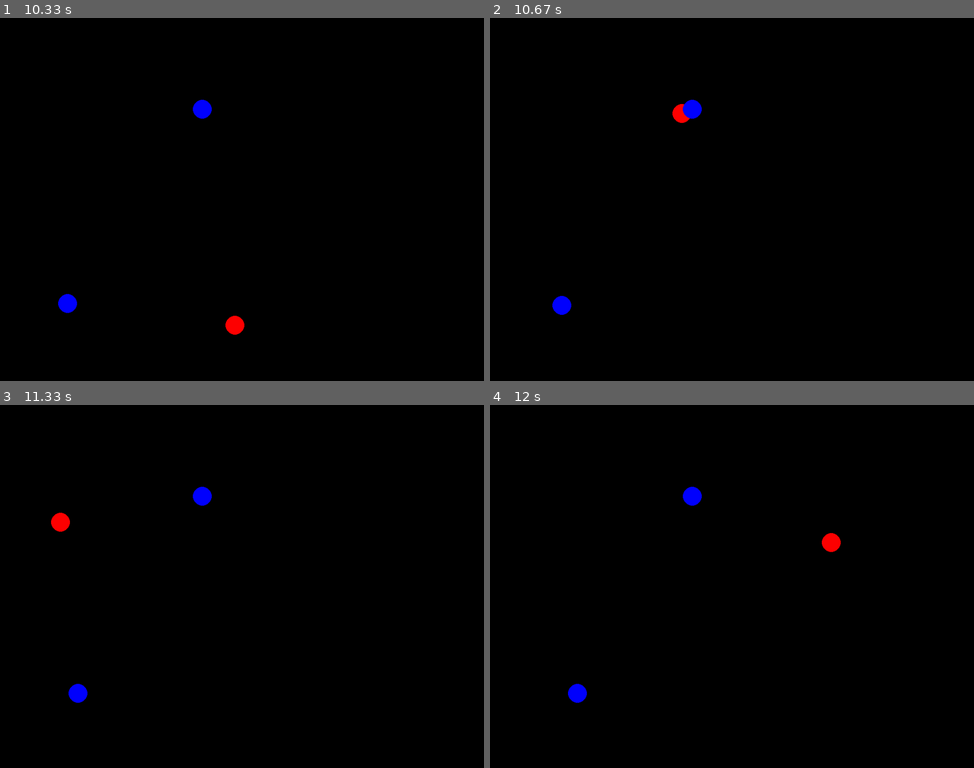
Above: before the commit, frames 1-4 (two rows, left to right).
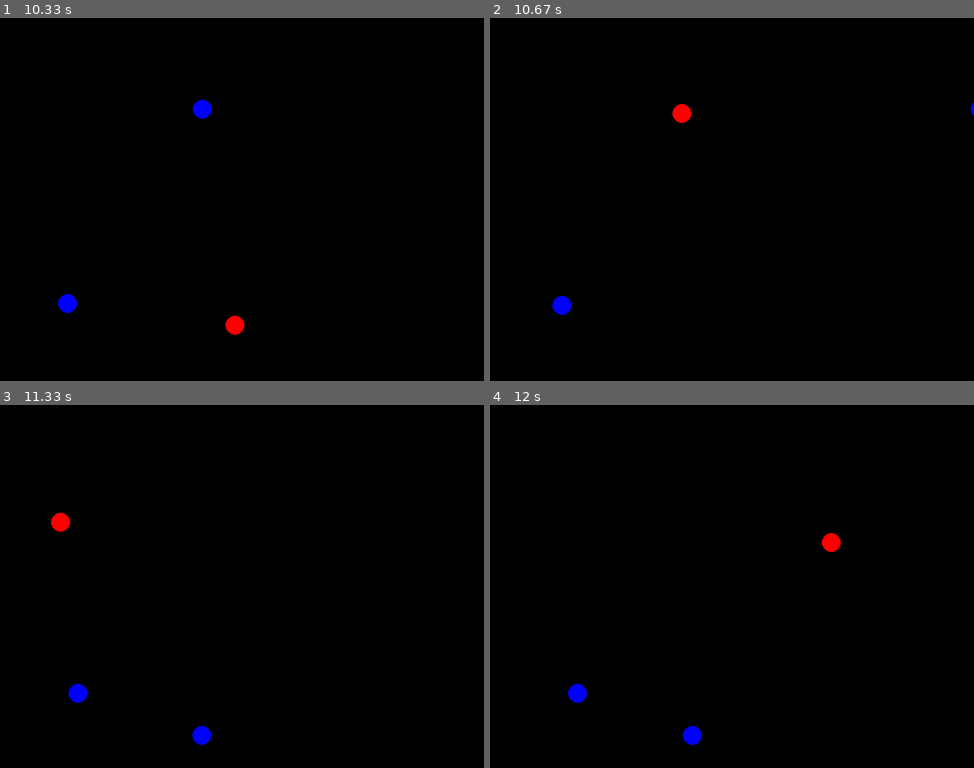
Above: after the commit, the same moments.

Repository: DiogoBotton/Python_Learn
Game: pygame game, started from AirHockey/colisao.py
Two runs of this game, one before a commit and one after it. Both use one fixed random seed, a clock stepped at 60 frames per second and the inputs below.
Inputs (mouse positions are in pixels of both pictures, inside the frame that each line leads up to):
- Up to frame 1 (10.33 s): hold Left 0.33-0.87 s; move the mouse to (232, 243) at 0.37 s; hold Down 0.9-1.2 s; move the mouse to (304, 101) at 0.93 s; hold Left 1.23-1.63 s; move the mouse to (159, 282) at 1.27 s; hold Up 1.67-2.03 s; move the mouse to (261, 243) at 1.7 s; hold Right 2.07-2.7 s; move the mouse to (116, 312) at 2.1 s; hold Down 2.73-3.1 s; move the mouse to (87, 250) at 2.77 s; hold Left 3.13-3.6 s; move the mouse to (367, 65) at 3.17 s; hold Right 3.63-4.1 s; move the mouse to (246, 86) at 3.67 s; hold Up 4.13-4.43 s; move the mouse to (96, 177) at 4.17 s; hold Right 4.47-4.93 s; move the mouse to (285, 105) at 4.5 s; hold Left 4.97-5.5 s; move the mouse to (121, 286) at 5 s; hold Down 5.53-5.83 s; move the mouse to (275, 192) at 5.57 s; hold Left 5.87-6.27 s; move the mouse to (324, 326) at 5.9 s; hold Up 6.3-6.67 s; move the mouse to (188, 163) at 6.33 s; hold Right 6.7-7.33 s; move the mouse to (101, 126) at 6.73 s; hold Down 7.37-7.73 s; move the mouse to (353, 199) at 7.4 s; hold Left 7.77-8.23 s; move the mouse to (217, 203) at 7.8 s; hold Right 8.27-8.73 s; move the mouse to (198, 275) at 8.3 s; hold Up 8.77-9.07 s; move the mouse to (121, 253) at 8.8 s; hold Right 9.1-9.57 s; move the mouse to (183, 235) at 9.13 s; hold Left 9.6-10.13 s; move the mouse to (135, 137) at 9.63 s; hold Down from 10.17 s (still down); move the mouse to (232, 326) at 10.2 s
- Up to frame 2 (10.67 s): release Down at 10.47 s; hold Left from 10.5 s (still down); move the mouse to (683, 112) at 10.53 s
- Up to frame 3 (11.33 s): release Left at 10.9 s; hold Up 10.93-11.3 s; move the mouse to (58, 521) at 10.97 s
- Up to frame 4 (12 s): hold Right 11.33-11.97 s; move the mouse to (828, 542) at 11.37 s

Frame 1 is identical in both runs. In frame 2, 0.2% of the frame differs, in the area x 39-100%, y 22-28%; in frame 3, 0.3%; in frame 4, 0.3%, in the area x 39-44%, y 22-94%.

Commit message:
inferno matematico

Diff:
--- a/AirHockey/colisao.py
+++ b/AirHockey/colisao.py
@@ -72,13 +72,37 @@
         #atrito(bolinha)
 
 def detectar_colisao_circulos(origem: Circulo, alvo: Circulo):
-    vetor_magnitude = math.sqrt((alvo.x - origem.x)**2 + (alvo.y - origem.y)**2)
+    distancia_x = alvo.x - origem.x
+    distancia_y = alvo.y - origem.y
+    distancia = math.sqrt((distancia_x)**2 + (distancia_y)**2)
 
-    if vetor_magnitude <= (raio_circulo*2):
-        #velx = (origem.velx - alvo.velx)
-        #vely = (origem.vely - alvo.vely)
-        #alvo.Att_Vel_XY(velx, vely)
-        print("colidiu")
+    if distancia <= (raio_circulo*2):
+        vel_colisao = alvo.velocidade - origem.velocidade
+        velx_relativa = (alvo.velx - origem.velx)
+        vely_relativa = (alvo.vely - origem.vely)
+
+        normalX = velx / distancia
+        normalY = vely / distancia
+        velx_normal = velx_relativa * normalX
+        vely_normal = vely_relativa * normalY
+        velx_tangencial = velx_relativa - velx_normal
+        vely_tangencial = vely_relativa - vely_normal
+
+        v1_tang = (origem.velx * normalX) + (origem.vely * normalY), (origem.velx * -normalY) + (origem.vely * normalX)
+        v2_tang = (alvo.velx * normalX) + (alvo.vely * normalY), (alvo.velx * -normalY) + (alvo.vely * normalX)
+
+        v1_norm = ((origem.massa - alvo.massa) * velx_normal + 2 * alvo.massa * velx_normal) / (origem.massa + alvo.massa), ((origem.massa - alvo.massa) * vely_normal + 2 * alvo.massa * vely_normal) / (origem.massa + alvo.massa)
+        v2_norm = ((alvo.massa - origem.massa) * velx_normal + 2 * origem.massa * velx_normal) / (origem.massa + alvo.massa), ((alvo.massa - origem.massa) * vely_normal + 2 * origem.massa * vely_normal) / (origem.massa + alvo.massa)
+
+        v1_novo = (v1_tang[0] + v1_norm[0]), (v1_tang[1] + vel_colisao)
+        #v2_novo = (v2_tang[0] + v2_norm[0]), (v2_tang[1] + vel_colisao)
+        v2y_novo = (alvo.velx * (alvo.massa - origem.massa) + 2 * origem.massa * origem.velx) / (origem.massa + alvo.massa)
+        v2y_novo = (alvo.vely * (alvo.massa - origem.massa) + 2 * origem.massa * origem.vely) / (origem.massa + alvo.massa)
+
+        origem.Att_Vel_XY(v1_novo[0], v1_novo[1])
+        alvo.Att_Vel_XY(v2y_novo, v2y_novo)
+
+        #print("colidiu")
 
 def Att_Pos_Player():
     x, y = pygame.mouse.get_pos()
